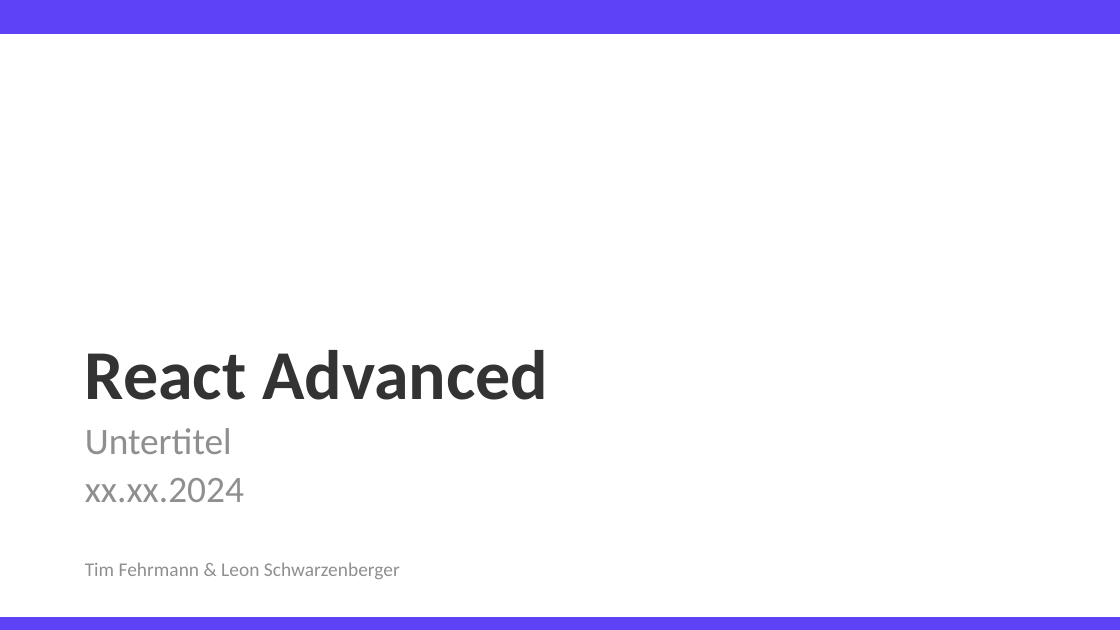
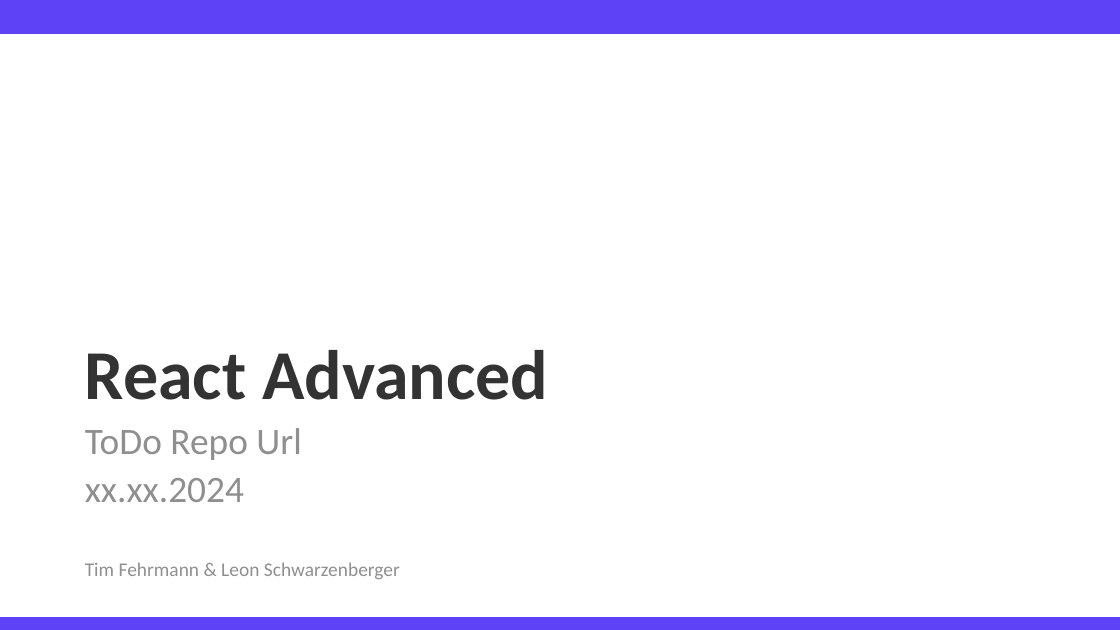
Before and after one commit to TimFehrmannAclue/techlabor_trainings_react_advanced, a slide deck: slide 1 of training_react_advanced.pptx. Drawn at 1120x630 pixels with LibreOffice and Linux fonts; fonts in the diff are those of the drawing; background and template pictures are left out. Boxes give left, top, right and bottom in pixels: in the first picture for what was removed or moved away, otherwise in the second. Text is boxed around its words. In the diff, an @@ line names an element or a change of style, - is before the commit and + after.

```diff
--- a/training_react_advanced.pptx
+++ b/training_react_advanced.pptx
@@ text at (85, 428, 301, 460): text changed @@
-Untertitel
+ToDo Repo Url
```
Also in this commit, not shown: 2 other slides changed, 35 slides added, 4 slides removed.
